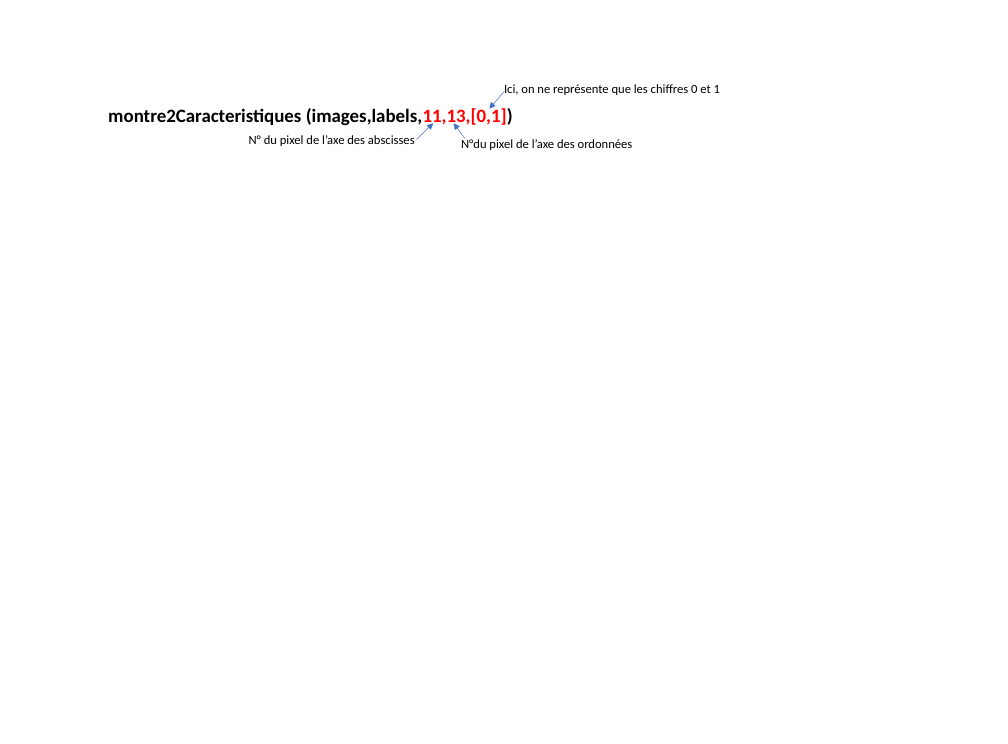
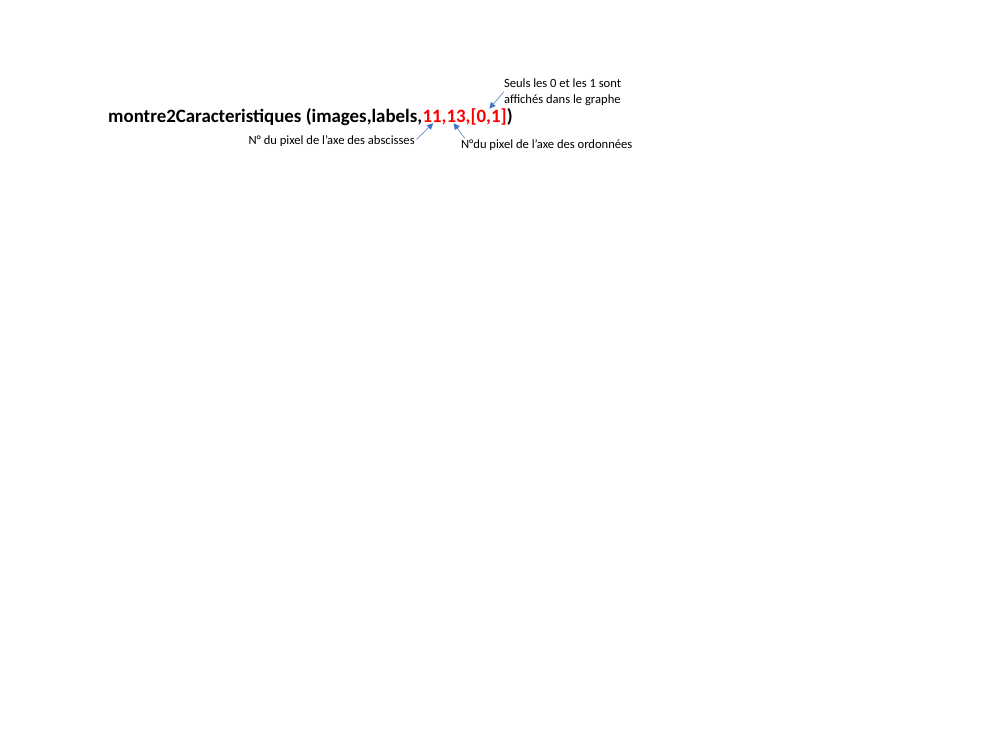
Before and after one commit to pierreghesqui/Lyc-e, a slide deck: slide 6 of TerminaleEnsSci/IntelligenceArtificielle/TP2-IntelligenceArtificielle/caractéristique.pptx. Drawn at 1008x744 pixels with LibreOffice and Linux fonts; fonts in the diff are those of the drawing. Boxes give left, top, right and bottom in pixels: in the first picture for what was removed or moved away, otherwise in the second. Text is boxed around its words. In the diff, an @@ line names an element or a change of style, - is before the commit and + after.

```diff
--- a/TerminaleEnsSci/IntelligenceArtificielle/TP2-IntelligenceArtificielle/caractéristique.pptx
+++ b/TerminaleEnsSci/IntelligenceArtificielle/TP2-IntelligenceArtificielle/caractéristique.pptx
@@ text at bbox=[504, 78, 621, 105]: text changed @@
-Ici, on ne représente que les chiffres 0 et 1
+Seuls les 0 et les 1 sont affichés dans le graphe
```
Also in this commit, not shown: 1 slide added, 1 other file.
